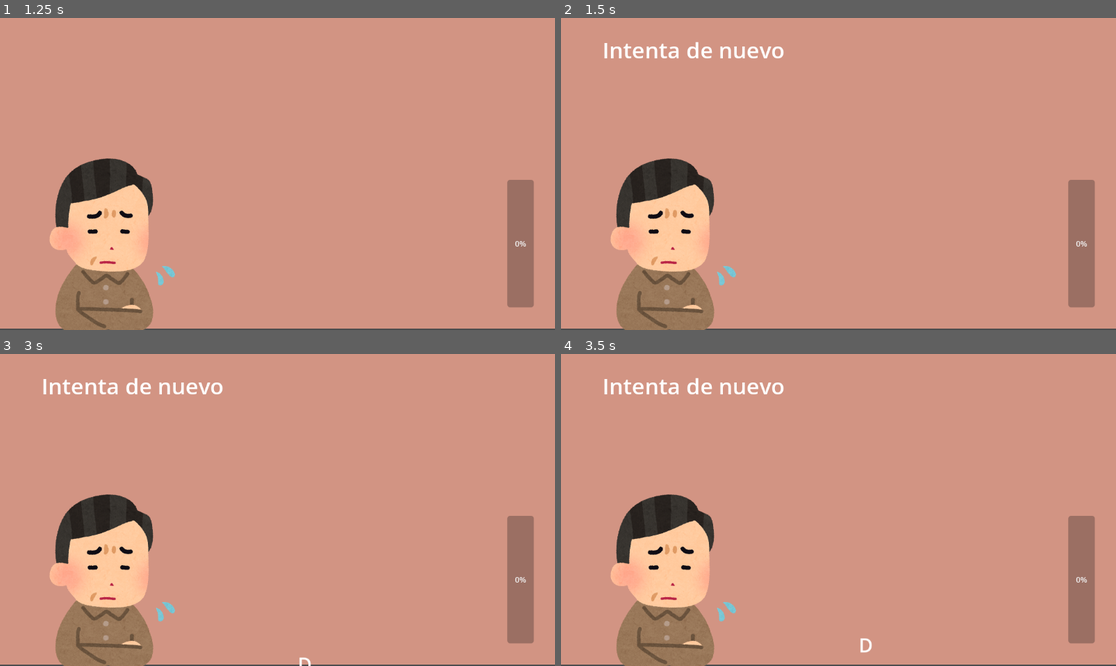
Above: before the commit, frames 1-4 (two rows, left to right).
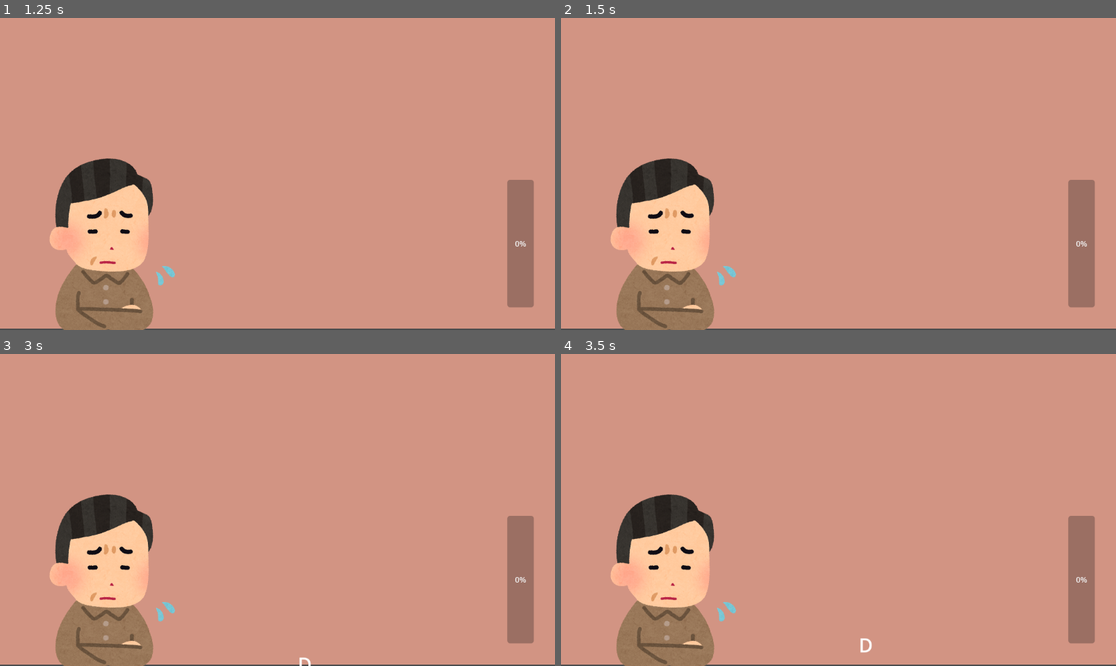
Above: after the commit, the same moments.

Repository: eliasescalante/atEase
Game: Godot game, scene res://scenes/main.tscn
Two runs of this game, one before a commit and one after it. Both use one fixed random seed, a clock stepped at 60 frames per second and the inputs below. The project has no main scene, so this scene is started directly.
Inputs:
- Up to frame 1 (1.25 s): click "Start🌟" at 0.5 s
- Up to frame 2 (1.5 s): tap Enter at 1.25 s
- Up to frame 3 (3 s): tap Space at 2 s; tap Enter at 2.75 s
- Up to frame 4 (3.5 s): no input

Frame 1 is identical in both runs. In frame 2, 0.6% of the frame differs, in the area x 7-41%, y 7-13%; in frame 3, 0.6%; in frame 4, 0.6%.

Commit message:
arreglo al progressbar - cambio al ui

Diff:
--- a/scenes/level_1.tscn
+++ b/scenes/level_1.tscn
@@ -1,10 +1,7 @@
-[gd_scene load_steps=4 format=3 uid="uid://dsimwv51sdjhc"]
+[gd_scene load_steps=3 format=3 uid="uid://dsimwv51sdjhc"]
 
 [ext_resource type="PackedScene" uid="uid://5kxehfwigglt" path="res://scenes/player.tscn" id="1_014kd"]
 [ext_resource type="Script" uid="uid://oyf12nifre7x" path="res://scripts/level_1.gd" id="1_bswci"]
-
-[sub_resource type="LabelSettings" id="LabelSettings_bswci"]
-font_size = 46
 
 [node name="Level1" type="Node2D"]
 script = ExtResource("1_bswci")
@@ -27,13 +24,4 @@
 offset_bottom = 601.0
 fill_mode = 3
 
-[node name="UI" type="CanvasLayer" parent="."]
-
-[node name="FeedbackLabel" type="Label" parent="UI"]
-offset_left = 86.0
-offset_top = 34.0
-offset_right = 308.0
-offset_bottom = 101.0
-label_settings = SubResource("LabelSettings_bswci")
-
 [node name="BubbleSpawner" type="Timer" parent="."]
--- a/scripts/level_1.gd
+++ b/scripts/level_1.gd
@@ -3,15 +3,16 @@
 @onready var bubbles_container = $BubblesContainer
 @onready var bubble_scene = preload("res://scenes/bubble.tscn")
 @onready var bubble_timer = $BubbleSpawner
-@onready var feedback_label = $UI/FeedbackLabel
 @onready var respiration_bar = $RespirationBar
+
+@export var points_bar = 10
+@export var points_bar_subtract = 5
 
 var letters = "ASDFJKLÑ"
 
 func _ready():
 	bubble_timer.timeout.connect(_on_bubble_timer_timeout)
 	bubble_timer.start()
-	feedback_label.text = ""
 
 func _on_bubble_timer_timeout():
 	var bubble = bubble_scene.instantiate()
@@ -26,8 +27,6 @@
 		for bubble in $BubblesContainer.get_children():
 			if bubble.letter == pressed_letter and abs(bubble.global_position.y - $Player.global_position.y) < 50:
 				bubble.queue_free()
-				$UI/FeedbackLabel.text = "¡Bien!"
-				$RespirationBar.value += 10
+				$RespirationBar.value += points_bar
 				return
-		$UI/FeedbackLabel.text = "Intenta de nuevo"
-		$RespirationBar.value -= 5
+		$RespirationBar.value -= points_bar_subtract
